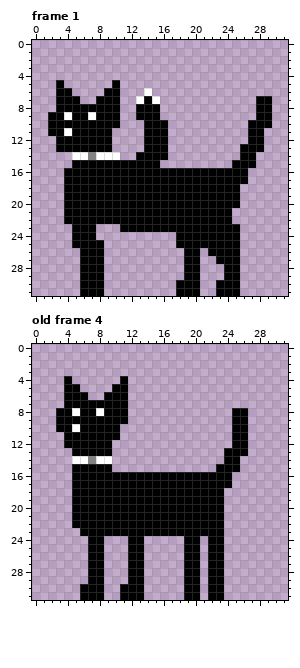
Two states of a pixel-art file, Assets/Sprites/Cats/Cat32Test.aseprite. Above: the version before the commit.
32x32 pixels, 4 frames. Shown: frame 1, old frame 4. The commit also changed other frames, which this record leaves out.
After the commit:
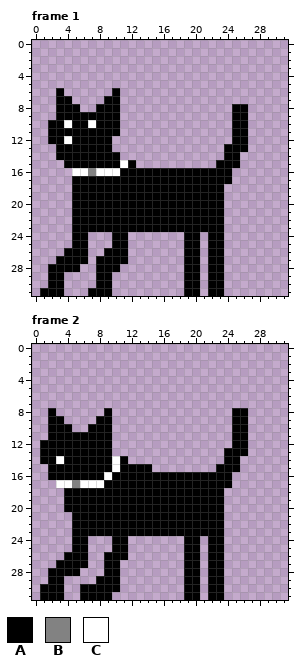
Palette (. is transparent): A #000000  B #828282  C #ffffff
A new or re-ordered frame is compared with the old frame closest to it.
Edits made:
layer "BakeBiscuits" now shown
layer "Collar_BakeBiscuits" added
layer "Scratch" now hidden
layer "Collar_Scratch" now hidden
frames re-ordered
Frame 1:
Colour A is added in rows 8 to 10 at x 25 to 26; in row 11 at x 10 and 25 to 26; in row 12 at x 2 and 25 to 26; in row 13 at x 24 to 25; in row 14 at x 3 to 4 and 24 to 25; in row 15 at x 4 and 23 to 24.
Colour A is added in row 23 at x 8 to 10; in rows 24 to 25 at x 10 to 11; in row 26 at x 4 to 5 and 9 to 11; in row 27 at x 3 to 5, 9 to 11 and 22; in row 28 at x 2 to 5, 9 to 10 and 22 to 23; in row 29 at x 2 to 3, 9 and 22 to 23.
Colour A is added in row 30 at x 2 to 3, 9 and 22; in row 31 at x 1 to 3, 9 and 22.
Colour A replaces colour B in row 14 at x 7.
Colour A replaces colour C in row 9 at x 4 and 7; in row 11 at x 4; in row 14 at x 5 to 6 and 8 to 10.
Colour B replaces colour A in row 16 at x 7.
Colour C replaces colour A in row 10 at x 4 and 7; in row 12 at x 4; in row 15 at x 11; in row 16 at x 5 to 6 and 8 to 10.
The edit erases colour A in row 5 at x 3 and 10; in row 6 at x 4 and 9; in row 7 at x 5, 8, 14 and 28 to 29; in row 8 at x 6 to 7, 13 to 15 and 28 to 29; in row 9 at x 2, 13 to 15 and 28 to 29; in row 10 at x 14 to 16 and 27 to 29.
The edit erases colour A in rows 11 to 13 at x 14 to 16 and 27 to 28; in row 14 at x 13 to 16 and 26 to 27; in row 15 at x 13 to 15 and 26 to 27; in rows 16 to 17 at x 4 and 25 to 26; in rows 18 to 20 at x 4 and 24 to 25; in rows 21 to 22 at x 4 and 24.
The edit erases colour A in row 23 at x 24 to 25; in row 24 at x 7, 18, 21 and 24 to 25; in row 25 at x 7 to 8, 18, 21 and 24 to 25; in row 26 at x 7 to 8 and 24 to 25; in row 27 at x 7 and 24 to 25; in rows 28 to 29 at x 6 to 7 and 24 to 25.
The edit erases colour A in row 30 at x 6 to 7, 18 and 24 to 25; in row 31 at x 6, 18 and 24 to 25.
The edit erases colour C in row 6 at x 14; in row 7 at x 13 and 15.
Frame 2 against old frame 4:
Colour A is added in rows 8 to 10 at x 2; in row 11 at x 2 to 3; in row 12 at x 1 to 3; in row 13 at x 1 to 4; in row 14 at x 1 to 2, 4 and 11; in row 15 at x 2 to 4 and 11 to 14.
Colour A is added in row 16 at x 2 to 4; in rows 18 to 20 at x 4; in row 23 at x 5; in rows 24 to 25 at x 5 to 6 and 10 to 11; in row 26 at x 4 to 6 and 9 to 11; in row 27 at x 3 to 6 and 9 to 10.
Colour A is added in row 28 at x 2 to 5 and 9 to 10; in row 29 at x 2 to 3 and 9 to 10; in row 30 at x 1 to 3 and 9 to 10; in row 31 at x 1 to 3 and 9.
Colour A replaces colour B in row 14 at x 7.
Colour A replaces colour C in row 14 at x 5 to 6 and 8 to 9.
Colour B replaces colour A in row 17 at x 5.
Colour C is added in row 14 at x 3 and 10; in row 15 at x 10; in row 17 at x 3 to 4.
Colour C replaces colour A in row 16 at x 9; in row 17 at x 6 to 8.
The edit erases colour A in row 4 at x 4 and 11; in row 5 at x 4 to 5 and 10 to 11; in row 6 at x 4 to 6 and 9 to 11; in row 7 at x 4 to 11; in row 8 at x 3 to 4, 6 to 7 and 10 to 11; in row 9 at x 4 to 7 and 10 to 11.
The edit erases colour A in row 10 at x 6 and 10; in row 11 at x 10; in rows 24 to 28 at x 7 to 8 and 12 to 13; in row 29 at x 7 and 12 to 13; in rows 30 to 31 at x 11 to 13.
The edit erases colour C in row 8 at x 5 and 8; in row 10 at x 5.
Pixel boxes of the changes (left, top, right, bottom) in both pictures:
changed: (40, 80, 168, 296)
changed: (176, 96, 272, 296)
changed: (40, 376, 152, 600)
